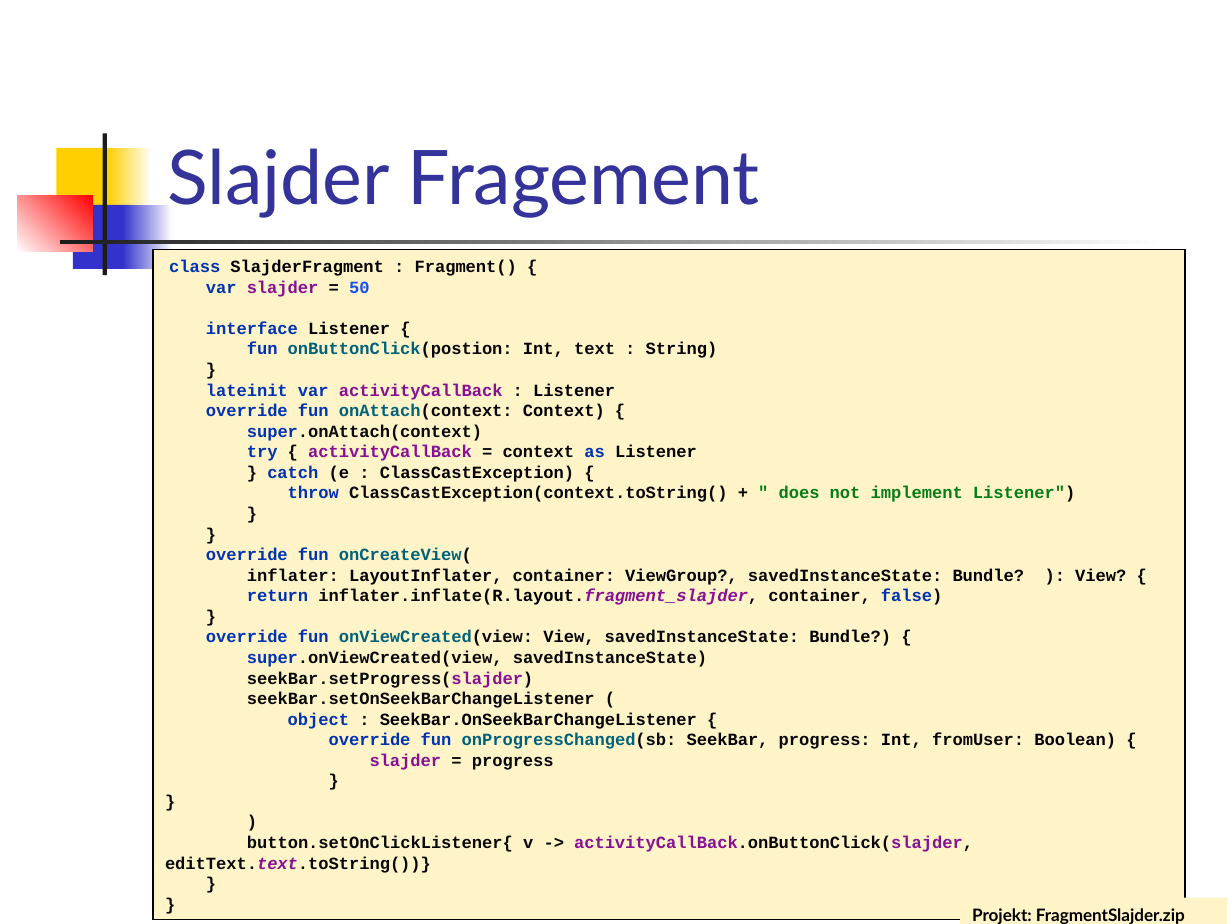
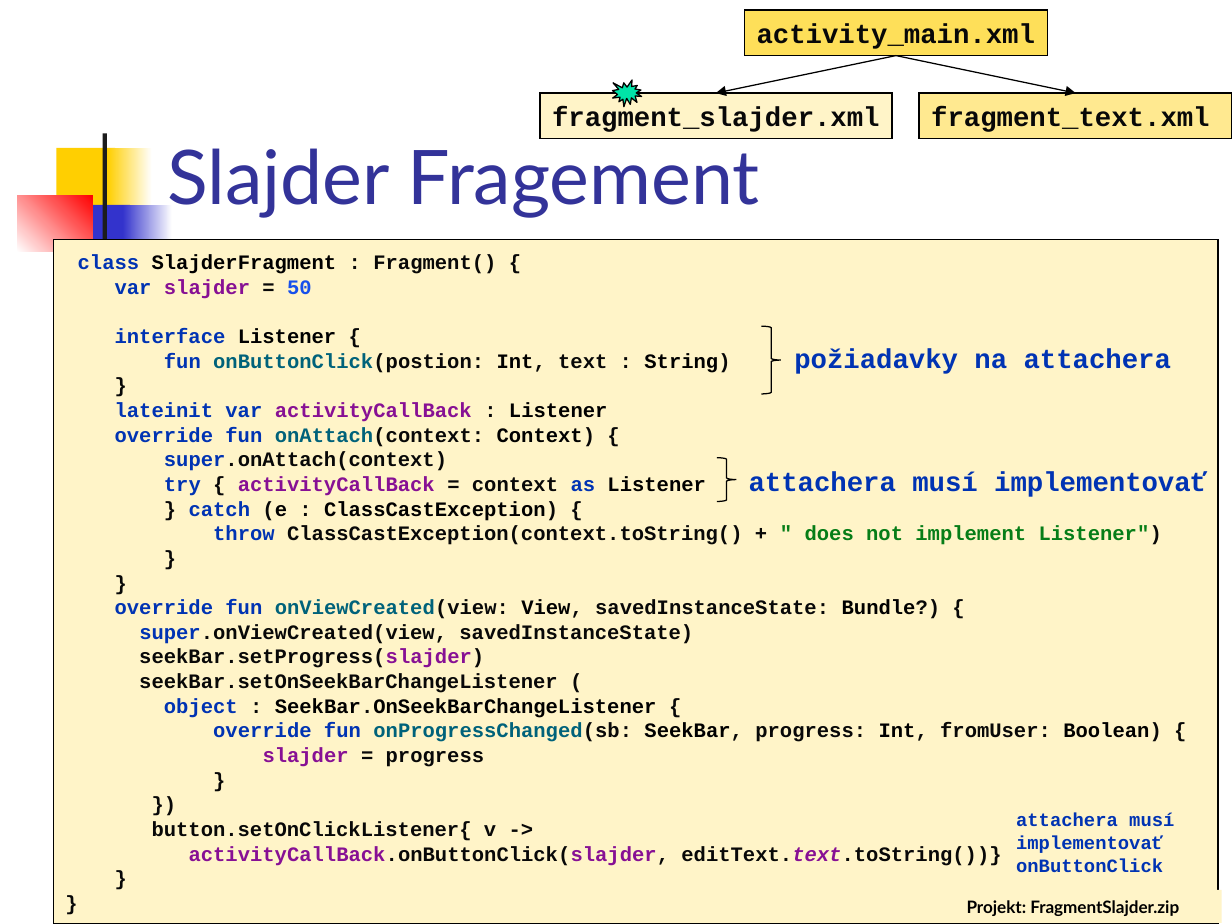
Before and after one commit to vmandro/Prednasky, a slide deck: slide 18 of 06/06_Android.ppt. Drawn at 1232x924 pixels with LibreOffice and Linux fonts; fonts in the diff are those of the drawing. Boxes give left, top, right and bottom in pixels: in the first picture for what was removed or moved away, otherwise in the second. Text is boxed around its words. In the diff, an @@ line names an element or a change of style, - is before the commit and + after.

```diff
--- a/06/06_Android.ppt
+++ b/06/06_Android.ppt
@@ rectangle added at <box>744,10,1047,55</box>, fill #FEDF59, outline #000000 0.74 pt, 16 pt, text #080808, bold @@
+activity_main.xml
@@ arrow added from (896, 55) to (716, 94), #000000 0.74 pt @@
@@ arrow added from (896, 55) to (1076, 94), #000000 0.74 pt @@
@@ irregular seal added at <box>612,80,642,107</box>, fill #00E4A8, outline #000000 0.74 pt @@
@@ rectangle added at <box>540,94,892,139</box>, fill #FFF4C8, outline #000000 0.74 pt, 16 pt, text #080808, bold @@
+fragment_slajder.xml
@@ rectangle added at <box>919,94,1232,139</box>, fill #FFE990, outline #000000 0.74 pt, 16 pt, text #080808, bold @@
+fragment_text.xml
@@ rectangle "class SlajderFragment : Fragment() { ...": place and size @@
-rectangle "class SlajderFragment : Fragment() { ..." at <box>153,249,1185,919</box>
+rectangle "class SlajderFragment : Fragment() { ..." at <box>53,240,1217,924</box>
@@ text in rectangle at <box>78,255,1162,866</box>: text changed; size 10 to 12 pt @@
-class SlajderFragment : Fragment() {
-var slajder = 50
-interface Listener {
-fun onButtonClick(postion: Int, text : String)
-}
-lateinit var activityCallBack : Listener
-override fun onAttach(context: Context) {
-super.onAttach(context)
-try { activityCallBack = context as Listener
-} catch (e : ClassCastException) {
-throw ClassCastException(context.toString() + " does not implement Listener")
-}
-}
-override fun onCreateView(
-inflater: LayoutInflater, container: ViewGroup?, savedInstanceState: Bundle? ): View? {
-return inflater.inflate(R.layout.fragment_slajder, container, false)
-}
-override fun onViewCreated(view: View, savedInstanceState: Bundle?) {
-super.onViewCreated(view, savedInstanceState)
-seekBar.setProgress(slajder)
-seekBar.setOnSeekBarChangeListener (
-object : SeekBar.OnSeekBarChangeListener {
-override fun onProgressChanged(sb: SeekBar, progress: Int, fromUser: Boolean) {
-slajder = progress
-}
-}
-)
-button.setOnClickListener{ v -> activityCallBack.onButtonClick(slajder, editText.text.toString())}
-}
-}
+class SlajderFragment : Fragment() {
+var slajder = 50
+interface Listener {
+fun onButtonClick(postion: Int, text : String)
+}
+lateinit var activityCallBack : Listener
+override fun onAttach(context: Context) {
+super.onAttach(context)
+try { activityCallBack = context as Listener
+} catch (e : ClassCastException) {
+throw ClassCastException(context.toString() + " does not implement Listener")
+}
+}
+override fun onViewCreated(view: View, savedInstanceState: Bundle?) {
+super.onViewCreated(view, savedInstanceState)
+seekBar.setProgress(slajder)
+seekBar.setOnSeekBarChangeListener (
+object : SeekBar.OnSeekBarChangeListener {
+override fun onProgressChanged(sb: SeekBar, progress: Int, fromUser: Boolean) {
+slajder = progress
+}
+})
+button.setOnClickListener{ v ->
+activityCallBack.onButtonClick(slajder, editText.text.toString())}
+}
+}
@@ freeform shape added at <box>761,326,781,394</box>, outline #000000 0.74 pt @@
@@ text added at <box>794,349,1171,374</box>, 16 pt, text #0033B3, bold @@
+požiadavky na attachera
@@ freeform shape added at <box>717,458,737,503</box>, outline #000000 0.74 pt @@
@@ text added at <box>749,472,1207,497</box>, 16 pt, text #0033B3, bold @@
+attachera musí implementovať
@@ text added at <box>1016,813,1174,873</box>, 11 pt, text #0033B3, bold @@
+attachera musí
+implementovať
+onButtonClick
@@ text "Projekt: FragmentSlajder.zip": place and size @@
-text "Projekt: FragmentSlajder.zip" at <box>972,908,1185,924</box>
+text "Projekt: FragmentSlajder.zip" at <box>967,900,1179,916</box>
```
Also in this commit, not shown: 39 other slides changed, 1 slide added, 1 slide removed, 2 other files.
